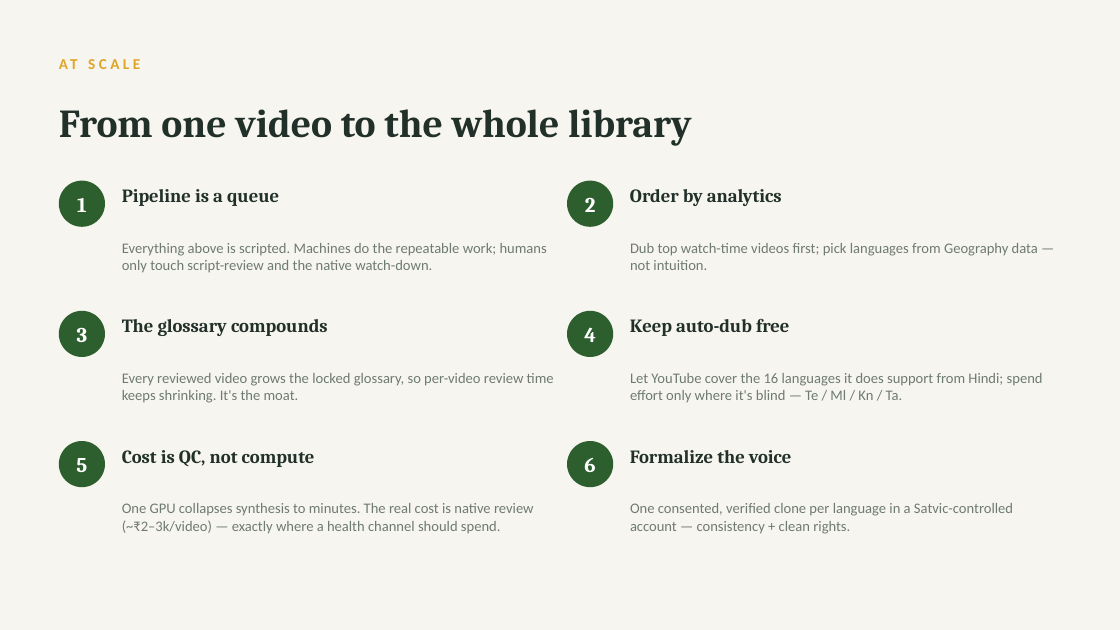
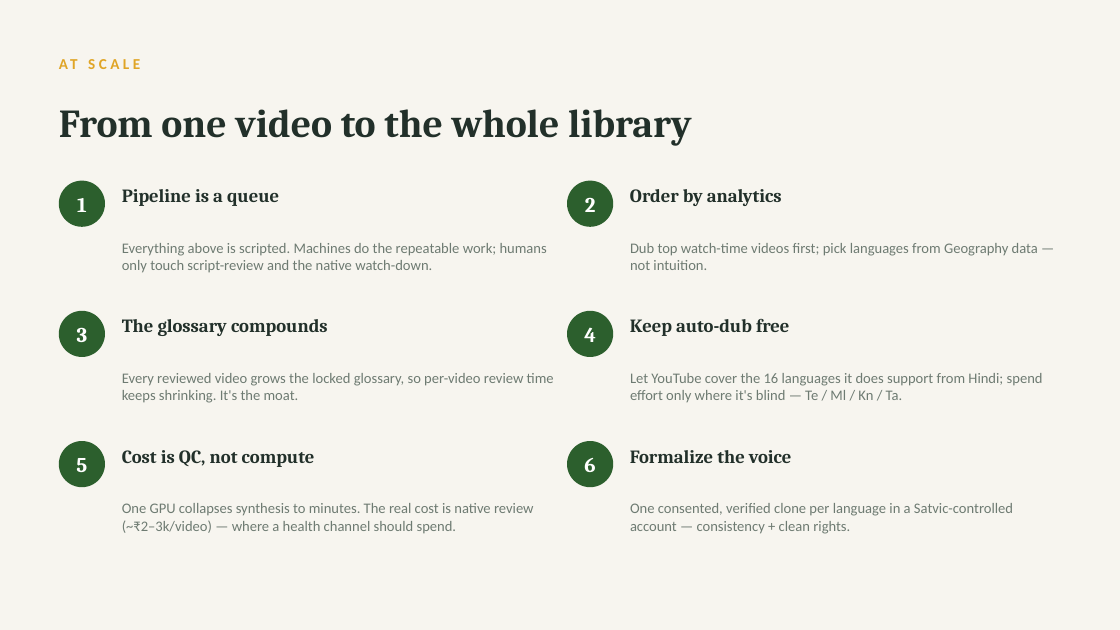
Before and after one commit to gitswagata1/satvic-ai-dubbing, a slide deck: slide 10 of Pitch_Deck.pptx. Drawn at 1120x630 pixels with LibreOffice and Linux fonts; fonts in the diff are those of the drawing. Boxes give left, top, right and bottom in pixels: in the first picture for what was removed or moved away, otherwise in the second. Text is boxed around its words. In the diff, an @@ line names an element or a change of style, - is before the commit and + after.

```diff
--- a/Pitch_Deck.pptx
+++ b/Pitch_Deck.pptx
@@ text at bbox=[122, 503, 534, 533]: text changed @@
-One GPU collapses synthesis to minutes. The real cost is native review (~₹2–3k/video) — exactly where a health channel should spend.
+One GPU collapses synthesis to minutes. The real cost is native review (~₹2–3k/video) — where a health channel should spend.
```
Also in this commit, not shown: 2 other slides changed, 3 other files.
